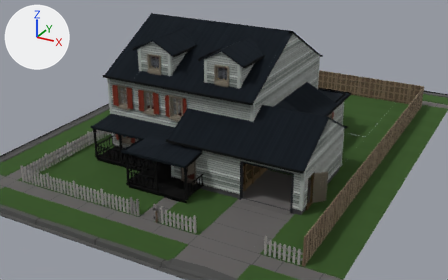
Two versions of the FBX model Assets/ASSETS/Player_House.fbx, one commit apart.
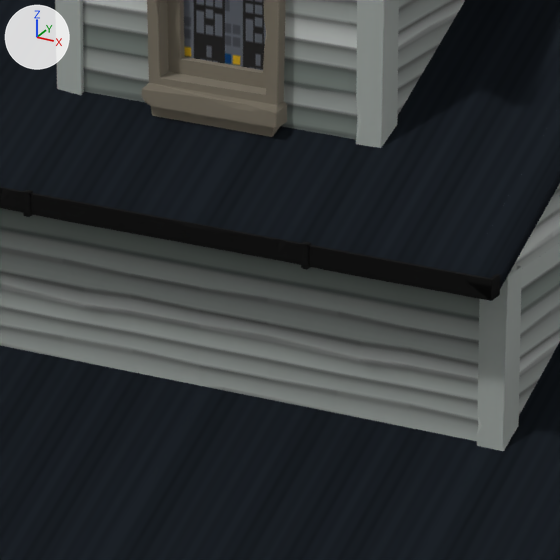
Each version is shown from a camera (50 mm lens) standing at (23.16, -24.64, 21.55) and looking at (0.99, 15.66, 1.4), then close up on the part from 44% to 58% of the width and 26% to 48% of the height. The lights are fixed; the arrows at upper left show +X, +Y and +Z. Where no turn or scale is listed for an object, it has been applied to the vertices. Vertices at the same position are counted once.

Names of what the first close-up shows: 'Roof', 'Walls'.
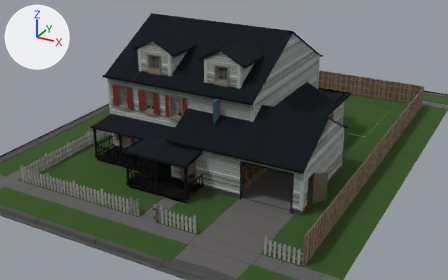
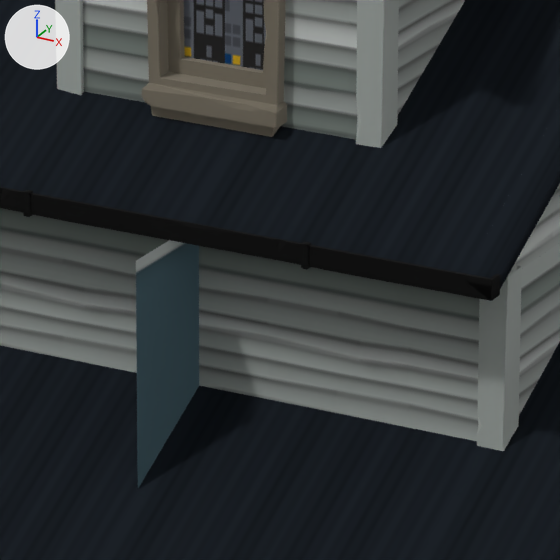
Where the change shows, as pixel boxes (x1, y1, x2, y2) in the close-ups (560 x 560 px):
'Walls', reshaped: before (0, 106, 560, 451); after (0, 106, 560, 488)
part 1 of me_huitugou_2104_1151_mat_polygontown_01_a_0_001, added (cyan): after (136, 240, 199, 488)

Edits to the bpy script that builds the scene:
```text
Change me_huitugou_2104_1151_mat_polygontown_01_a_0_001:
    used by ob_walls; location = (-2.5, 17.5, 0.5)
    verts and faces of me_huitugou_2104_1151_mat_polygontown_01_a_0_001; kept vertices keep their numbers, new ones are numbered from 3772
    before: 2123 (5.0, -5.0, 5.9), 2124 (5.0, -5.0, 3.0)
    remove me_huitugou_2104_1151_mat_polygontown_01_a_0_001.from_pydata(...)  # 3772 vertices, 5500 faces; spans x -5.3..12.8, y -8.2..8.2, z -1.1..9.7
    add me_huitugou_2104_1151_mat_polygontown_01_a_0_001.from_pydata(...)  # 3774 vertices, 5501 faces; spans x -5.3..12.8, y -8.2..8.2, z -1.1..9.7
    me_huitugou_2104_1151_mat_polygontown_01_a_0_001 part 1
    add verts[3772] = (5.0, -6.2, 5.9)  # pixel (135, 260)
    add verts[3773] = (5.0, -6.2, 3.0)
    add faces += [(2123, 3772, 3773, 2124)]
```
